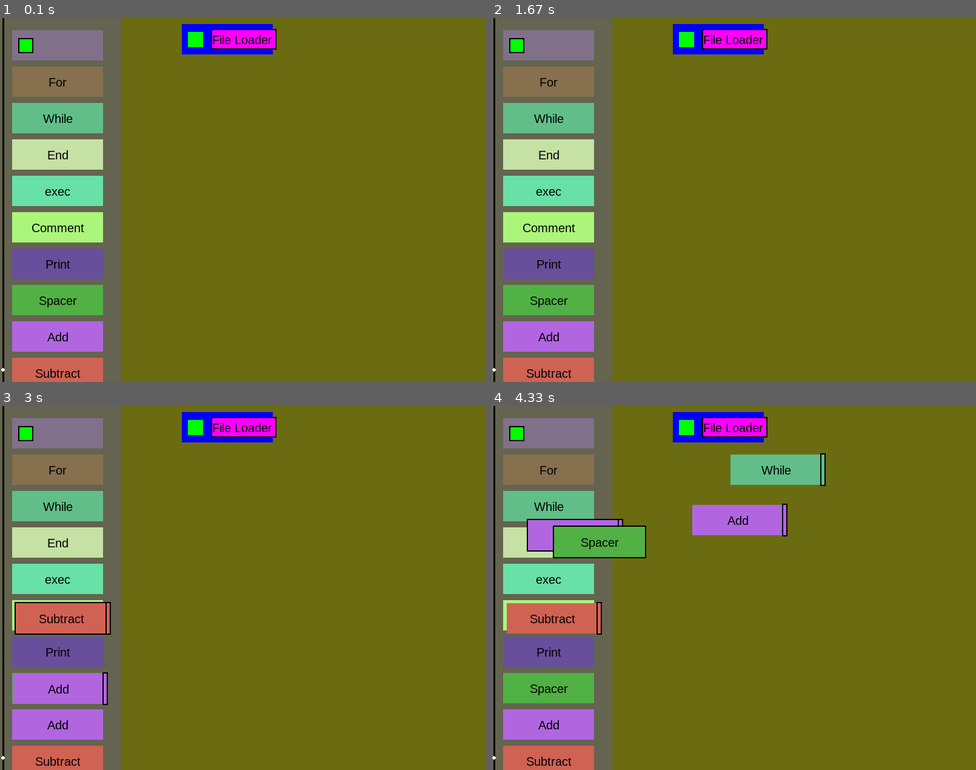
Above: before the commit, frames 1-4 (two rows, left to right).
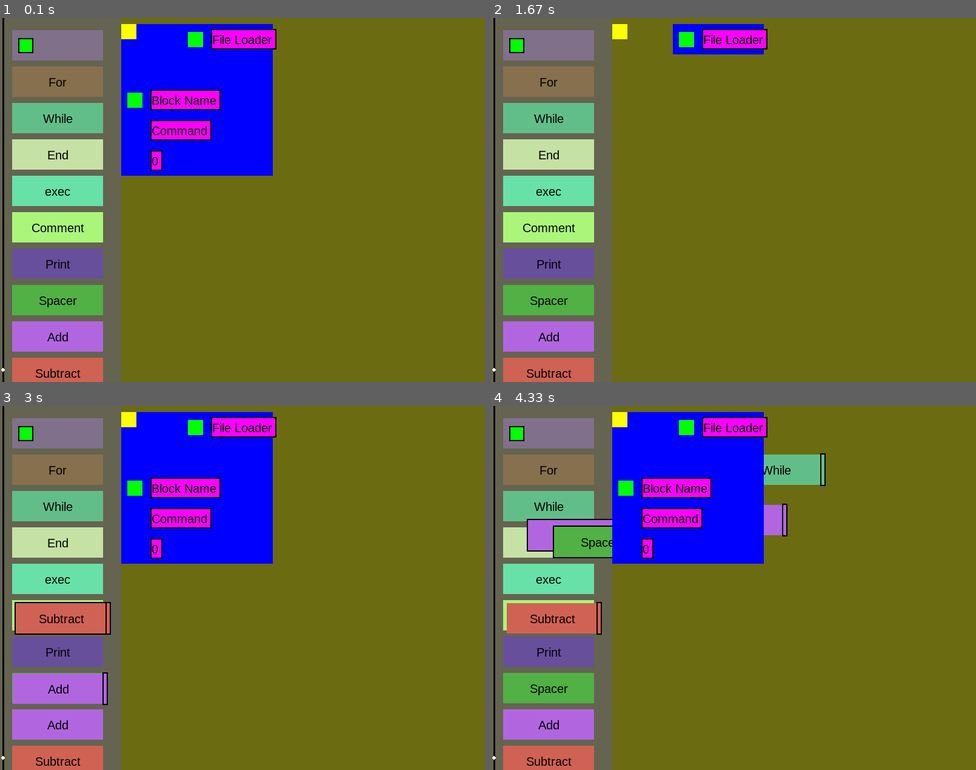
Above: after the commit, the same moments.

Repository: wsadzanie2/PyBlockCode
Game: pygame game, started from main.py
Same seed, same stepped clock (60 frames per second), same inputs: the game is played once before the commit and once after it.
Inputs (mouse positions are in pixels of both pictures, inside the frame that each line leads up to):
- Up to frame 1 (0.1 s): no input
- Up to frame 2 (1.67 s): press the mouse at (617, 32) at 0.37 s; move the mouse to (685, 170) at 0.47 s; release the mouse at (748, 309) at 0.6 s; press the mouse at (626, 98) at 0.7 s; move the mouse to (699, 189) at 0.8 s; release the mouse at (772, 276) at 0.93 s; click (675, 98) at 1.05 s; press the mouse at (670, 130) at 1.37 s; move the mouse to (694, 232) at 1.47 s; release the mouse at (723, 331) at 1.6 s
- Up to frame 3 (3 s): click (126, 420) at 1.72 s; press the mouse at (58, 726) at 2.03 s; move the mouse to (58, 704) at 2.13 s; release the mouse at (58, 689) at 2.27 s; press the mouse at (58, 759) at 2.37 s; move the mouse to (58, 689) at 2.47 s; release the mouse at (63, 617) at 2.6 s; press the mouse at (155, 547) at 2.7 s; move the mouse to (135, 624) at 2.8 s; release the mouse at (116, 700) at 2.93 s
- Up to frame 4 (4.33 s): press the mouse at (549, 726) at 3.03 s; move the mouse to (641, 620) at 3.13 s; release the mouse at (738, 518) at 3.27 s; press the mouse at (549, 507) at 3.37 s; move the mouse to (660, 486) at 3.47 s; release the mouse at (777, 471) at 3.6 s; press the mouse at (549, 689) at 3.7 s; move the mouse to (568, 588) at 3.8 s; release the mouse at (583, 486) at 3.93 s; press the mouse at (626, 486) at 4.03 s; move the mouse to (597, 511) at 4.13 s; release the mouse at (573, 537) at 4.27 s

The runs differ from the first frame. In frame 1, 11% of the frame differs, in the area x 25-57%, y 1-44%; in frame 2, 0.1%; in frame 3, 11%; in frame 4, 11%.

Commit message:
Added a way to add custom blocks

Diff:
--- a/main.py
+++ b/main.py
@@ -8,6 +8,7 @@
 
 font = pygame.font.SysFont('Arial', 20)
 screen = pygame.display.set_mode((800, 600), RESIZABLE)
+pygame.display.set_caption('PyBlockCode')
 
 clock = pygame.time.Clock()
 running = True
@@ -308,6 +309,74 @@
 text_box = TextInput(font, pygame.Rect(0, 0, 800, 600))
 scroll = Scroll(5, 0, 5, 2000)
 
+class MenuBlockCreator:
+    def __init__(self, x=200, y=300):
+        self.x = x
+        self.y = y
+        self.rect = pygame.Rect(self.x, self.y, 250, 250)
+        self.text_win = TextInput(font, pygame.Rect(0, 0, 130, 30), background=(255, 0, 255))
+        self.text_win.text = "Block Name"
+        self.command_win = TextInput(font, pygame.Rect(0, 0, 130, 30), background=(255, 0, 255))
+        self.command_win.text = "Command"
+        self.args_win = TextInput(font, pygame.Rect(0, 0, 130, 30), background=(255, 0, 255))
+        self.args_win.text = "0"
+        self.button_rect = pygame.Rect(25, 25, 25, 25)
+        self.show_hide_rect = pygame.Rect(25, 25, 25, 25)
+        self.selected = None
+        self.visible = True
+    def update_values(self):
+        self.text_win.rect.midleft = self.rect.midleft
+        self.command_win.rect.midleft = self.rect.midleft
+        self.args_win.rect.midleft = self.rect.midleft
+        self.text_win.rect.x += 50
+        self.command_win.rect.x += 50
+        self.args_win.rect.x += 50
+        self.command_win.rect.y += 50
+        self.args_win.rect.y += 100
+        self.button_rect.midleft = self.rect.midleft
+        self.button_rect.left += 10
+        self.show_hide_rect.topleft = self.rect.topleft
+    def draw(self):
+        self.update_values()
+        if self.visible:
+            pygame.draw.rect(screen, (0, 0, 255), self.rect)
+            self.text_win.draw(screen)
+            self.command_win.draw(screen)
+            self.args_win.draw(screen)
+            pygame.draw.rect(screen, (0, 255, 0), self.button_rect)
+        pygame.draw.rect(screen, (255, 255, 0), self.show_hide_rect)
+    def spawn_block(self):
+        index = len(blocks)
+        BlockSpawner(x=20, y=(index * 60) + 20, color=None, text=self.text_win.text, command=self.command_win.text, arguments=int(self.args_win.text))
+        self.selected = None
+    def update(self, event):
+        self.update_values()
+        global selected
+        if event.type == MOUSEBUTTONDOWN:
+            if self.button_rect.collidepoint(pygame.mouse.get_pos()):
+                self.selected = self.button_rect
+            if self.show_hide_rect.collidepoint(pygame.mouse.get_pos()):
+                self.selected = self.show_hide_rect
+            if self.text_win.rect.collidepoint(pygame.mouse.get_pos()):
+                self.selected = self.text_win
+            if self.command_win.rect.collidepoint(pygame.mouse.get_pos()):
+                self.selected = self.command_win
+            if self.args_win.rect.collidepoint(pygame.mouse.get_pos()):
+                self.selected = self.args_win
+            if self.show_hide_rect.collidepoint(pygame.mouse.get_pos()):
+                self.selected = self.show_hide_rect
+        if self.selected == self.show_hide_rect:
+            self.visible = not self.visible
+            self.selected = None
+        if self.selected == self.text_win:
+            self.text_win.update(event)
+        if self.selected == self.command_win:
+            self.command_win.update(event)
+        if self.selected == self.args_win:
+            self.args_win.update(event)
+        if self.selected == self.button_rect:
+            self.spawn_block()
+
 class FileLoader:
     def __init__(self, x, y):
         self.x = x
@@ -322,6 +391,7 @@
         self.button_rect.left = self.rect.left + 10
         self.text_win.rect.center = self.rect.center
         self.text_win.rect.x = self.rect.x + 50
+
     def draw(self):
         self.update_values()
         pygame.draw.rect(screen, (0, 0, 255), self.rect)
@@ -344,6 +414,7 @@
             self.text_win.update(event)
 
 file_loader = FileLoader(300, 10)
+menu_block_creator = MenuBlockCreator(y=10)
 
 class CodeBlock:
     def __init__(self, x, y, width=150, height=50, color=None, text="Default Block", command='print', arguments=1, tabs_increase=0):
@@ -454,6 +525,7 @@
     screen.fill((107, 107, 18))
     pygame.draw.rect(screen, (100, 100, 80), pygame.Rect(0, 0, 200, 2000))
     for event in pygame.event.get():
+        menu_block_creator.update(event)
         file_loader.update(event)
         for block in blocks:
             block.update(event)
@@ -469,6 +541,7 @@
     for block in blocks:
         block.draw()
     scroll.draw()
+    menu_block_creator.draw()
     file_loader.draw()
     pygame.display.flip()
     clock.tick(60)
